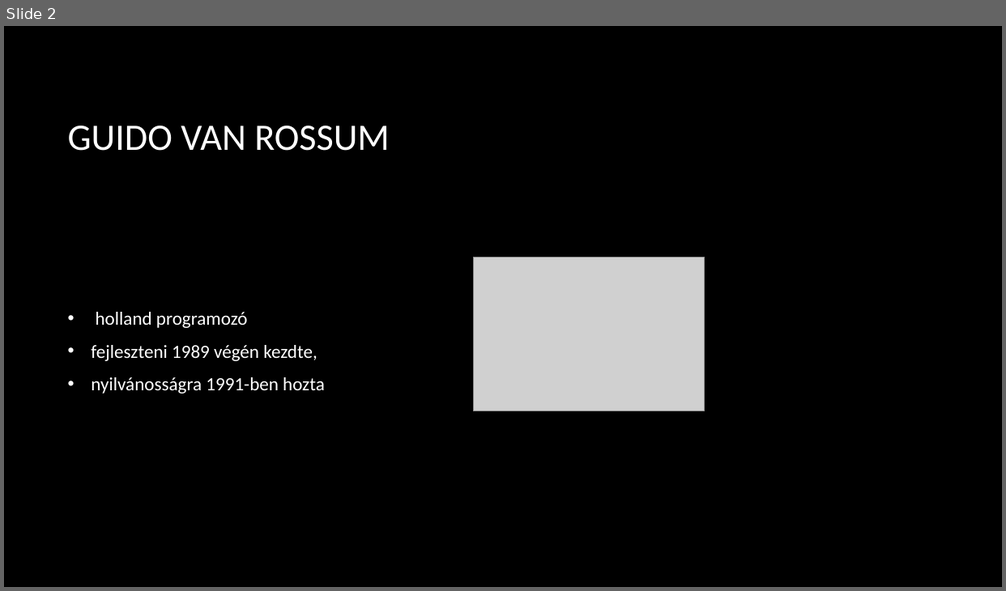
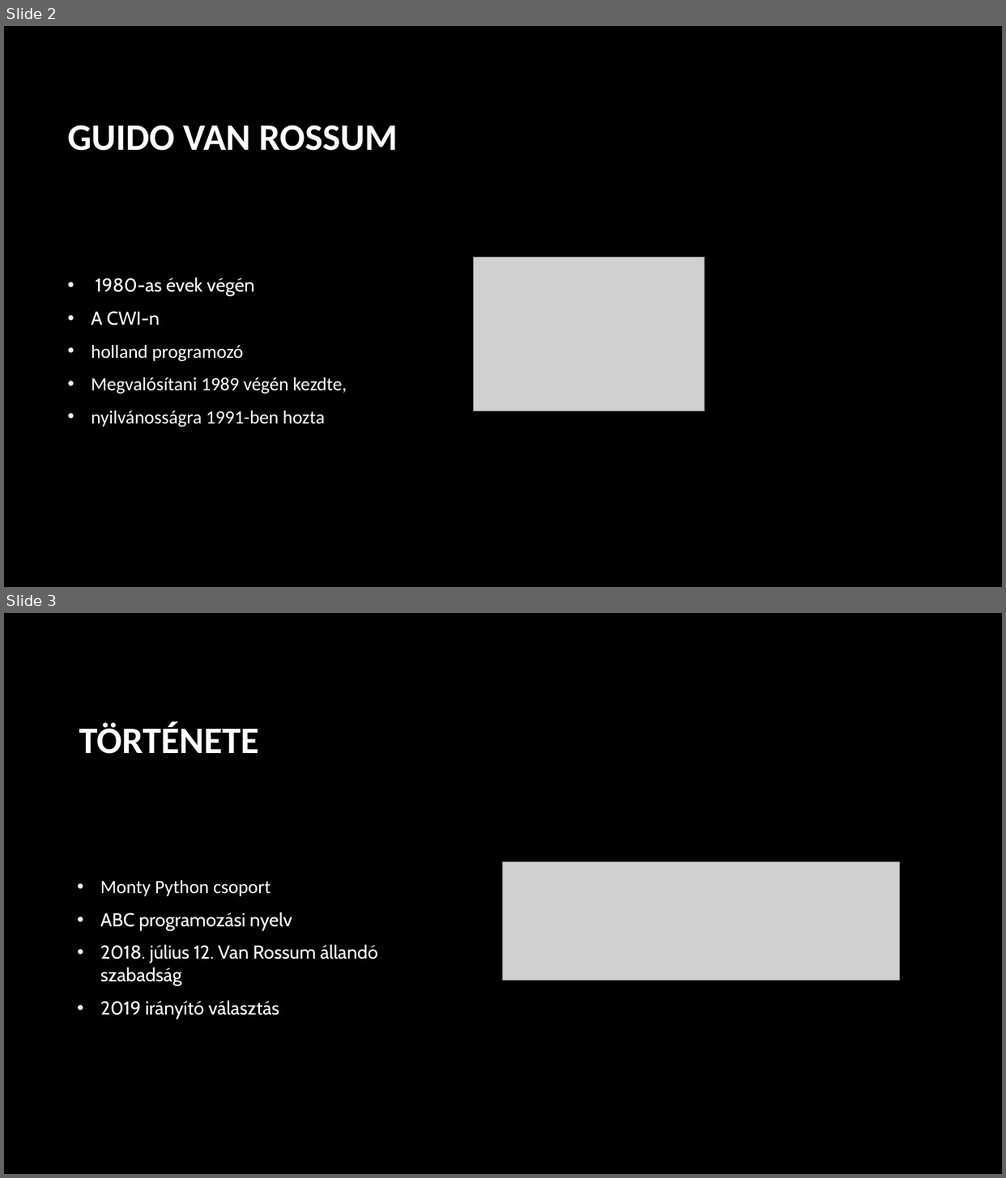
Before and after one commit to Andor1298/ikt-ppt, a slide deck: Python.pptx. Shown one above the other, each under a label of ours: slide 2 before the commit, slides 2 and 3 after it. The pictures are 1006x591 and 1006x1178 pixels, drawn with LibreOffice and Linux fonts; fonts in the diff are those of the drawing; grey boxes stand for pictures; background and template pictures are left out. Boxes give left, top, right and bottom in pixels: in the first picture for what was removed or moved away, otherwise in the second. Text is boxed around its words. In the diff, an @@ line names an element or a change of style, - is before the commit and + after.

```diff
--- a/Python.pptx
+++ b/Python.pptx
@@ slide 3 added at [4, 613, 1002, 1174], background picture (left out) @@
@@ title added at [79, 722, 259, 754], 36 pt, text #FFFFFF, bold @@
+TÖRTÉNETE
@@ picture added at [503, 862, 900, 980] @@
@@ text added at [100, 880, 377, 1020], 18 pt, text #FFFFFF @@
+• Monty Python csoport
+• ABC programozási nyelv
+• 2018. július 12. Van Rossum állandó szabadság
+• 2019 irányító választás
@@ slide 2 changed as well @@
@@ title "GUIDO VAN ROSSUM" at [68, 125, 398, 151]: bold on @@
@@ text at [91, 277, 254, 326]: paragraphs added @@
+• 1980-as évek végén
+• A CWI-n
@@ text at [91, 378, 347, 394]: text changed @@
-• fejleszteni 1989 végén kezdte,
+• Megvalósítani 1989 végén kezdte,
```
Also in this commit, not shown: 4 other slides changed, 2 other slides added, 2 slides removed.
